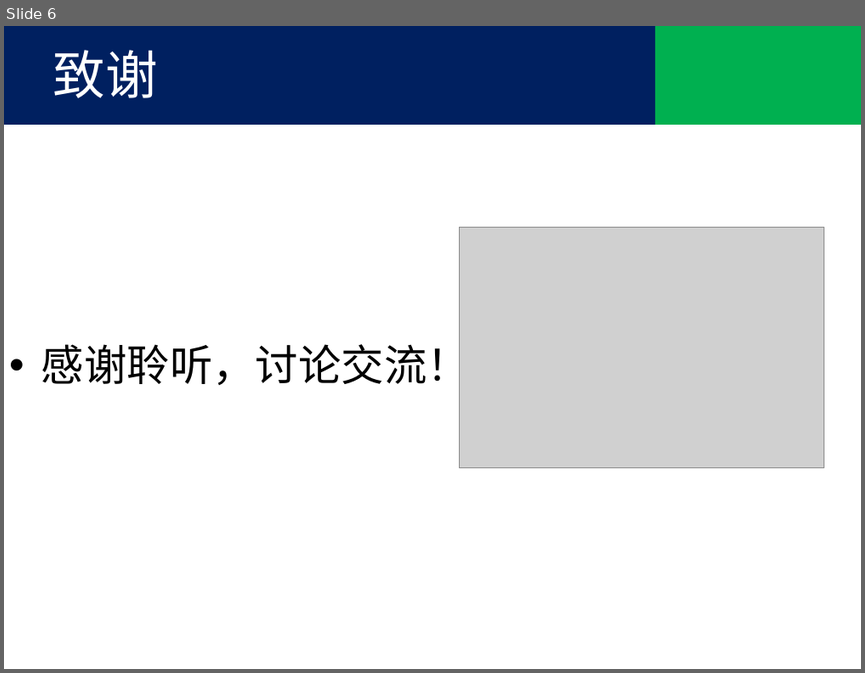
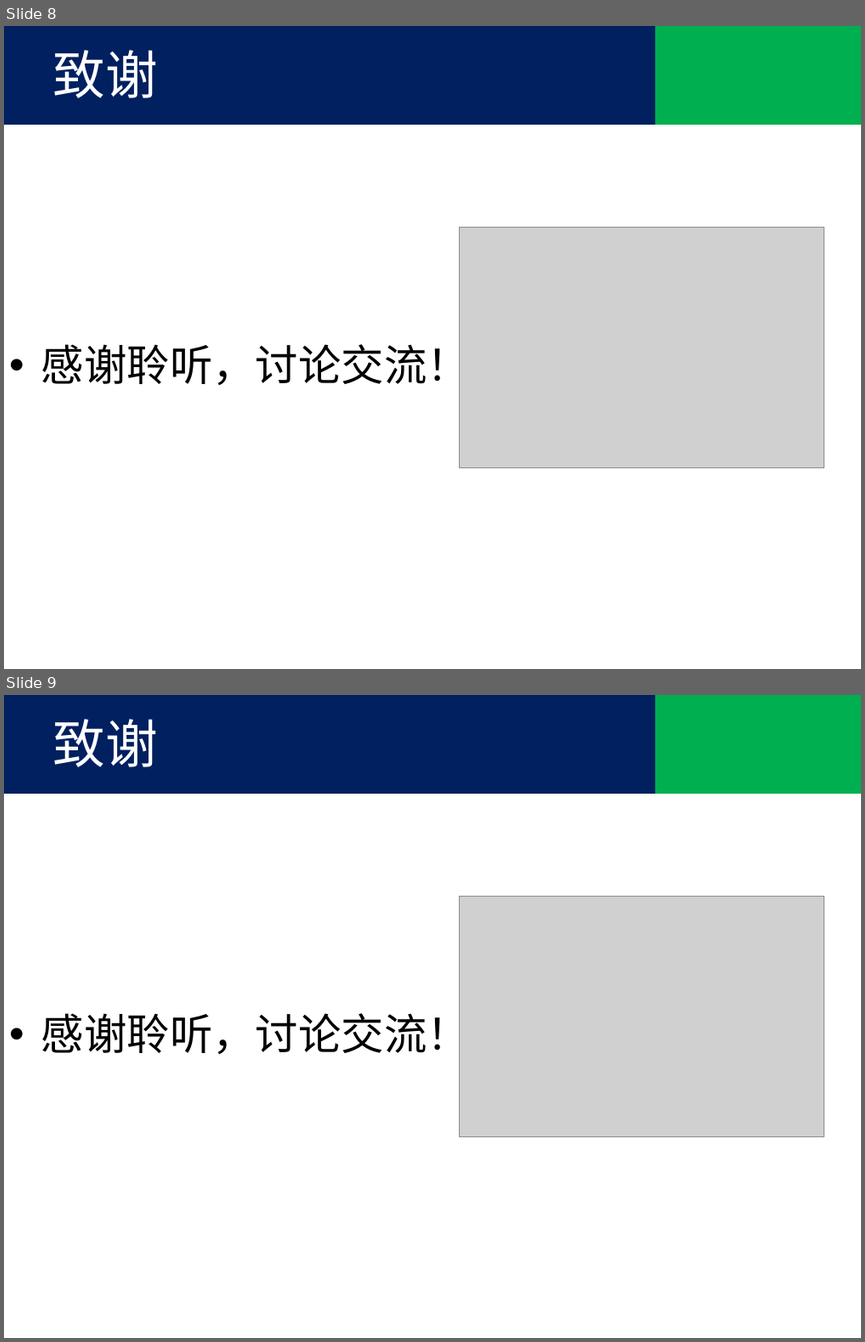
Before and after one commit to tjx222/javatrain, a slide deck: 前端优化.pptx. Shown one above the other, each under a label of ours: slide 6 before the commit, slides 8 and 9 after it. The pictures are 865x673 and 865x1342 pixels, drawn with LibreOffice and Linux fonts; fonts in the diff are those of the drawing; grey boxes stand for pictures; background and template pictures are left out. Boxes give left, top, right and bottom in pixels: in the first picture for what was removed or moved away, otherwise in the second. Text is boxed around its words. In the diff, an @@ line names an element or a change of style, - is before the commit and + after.

```diff
--- a/前端优化.pptx
+++ b/前端优化.pptx
@@ slide 9 added at (4,695,861,1338), background #FFFFFF @@
@@ rectangle added at (4,695,655,794), fill #002060 @@
@@ text added at (53,719,158,767), 44 pt, text #FFFFFF @@
+致谢
@@ rectangle added at (655,695,861,794), fill #00B050 @@
@@ picture added at (459,896,823,1136) @@
@@ text added at (41,1006,470,1061), 36 pt, text #000000 @@
+• 感谢聆听，讨论交流！
@@ what was slide 6 is now slide 8 @@
```
Also in this commit, not shown: 3 slides changed, 2 other slides added.
